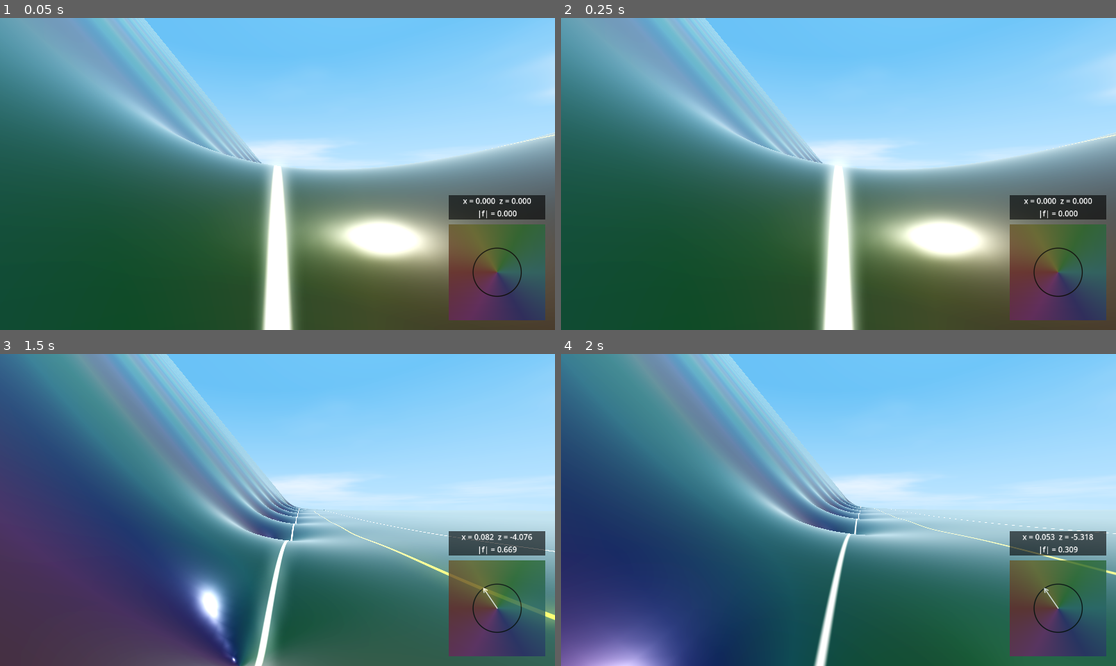
Above: before the commit, frames 1-4 (two rows, left to right).
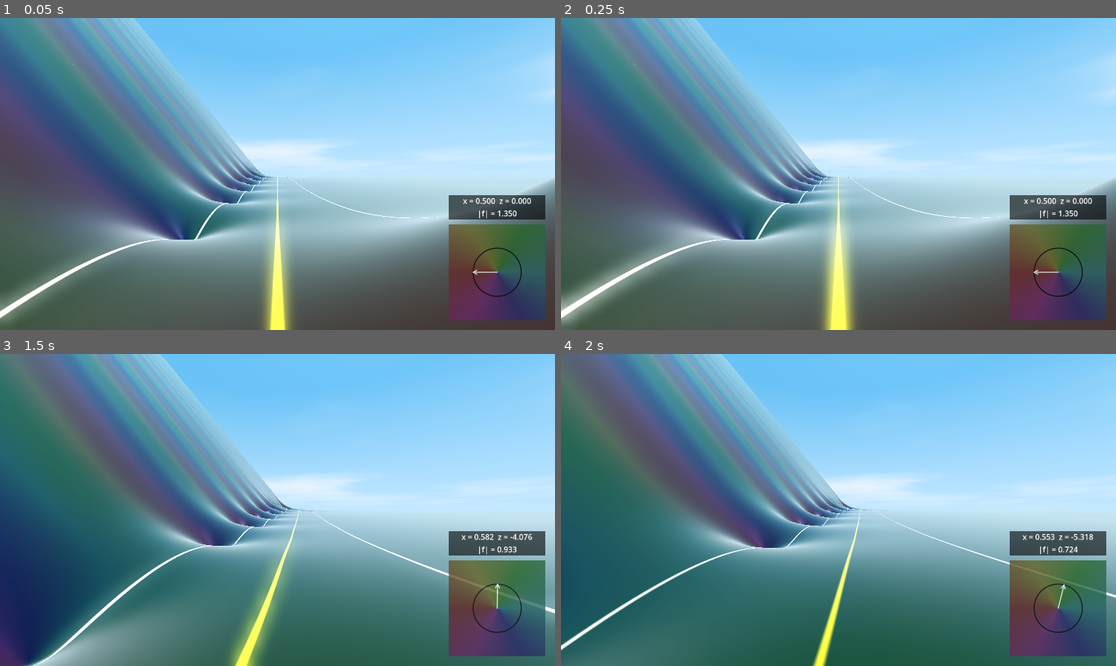
Above: after the commit, the same moments.

Repository: allanino/complex-functions-explorer
Game: Godot game, scene res://scenes/main.tscn
Two runs of this game, one before a commit and one after it. Both use one fixed random seed, a clock stepped at 60 frames per second and the inputs below.
Inputs (mouse positions are in pixels of both pictures, inside the frame that each line leads up to):
- Up to frame 1 (0.05 s): no input
- Up to frame 2 (0.25 s): no input
- Up to frame 3 (1.5 s): tap Enter at 0.5 s; move the mouse to (305, 510) at 0.52 s; hold Shift 0.53-1.28 s; hold W (move_forward) from 0.53 s (still down); tap Space at 0.77 s; move the mouse to (249, 510) at 1.27 s; tap Ctrl at 1.35 s
- Up to frame 4 (2 s): keep holding W (move_forward); tap Space at 1.52 s

The runs differ from the first frame. In frame 1, 57% of the frame differs, in the area x 0-100%, y 0-100%; in frame 2, 57%; in frame 3, 46%; in frame 4, 46%.

Commit message:
Update initial position

Diff:
--- a/scripts/player_controller.gd
+++ b/scripts/player_controller.gd
@@ -14,6 +14,9 @@
 @onready var camera = $Camera3D
 
 func _ready():
+	# Set the global position directly using a Vector3(x, y, z)
+	global_position = Vector3(5.0, 0.0, 0.0)
+
 	Input.mouse_mode = Input.MOUSE_MODE_CAPTURED
 
 func _unhandled_input(event):
